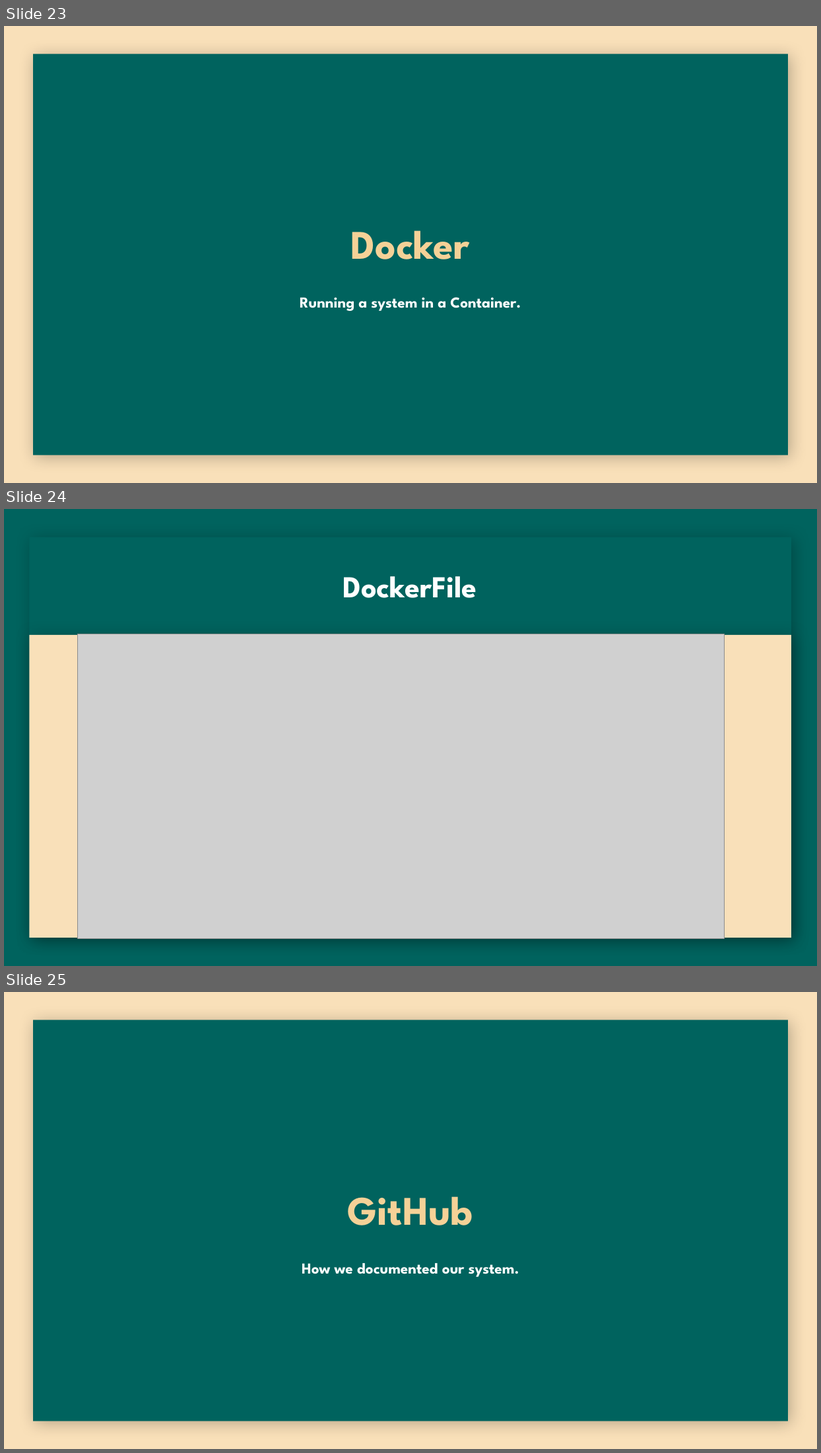
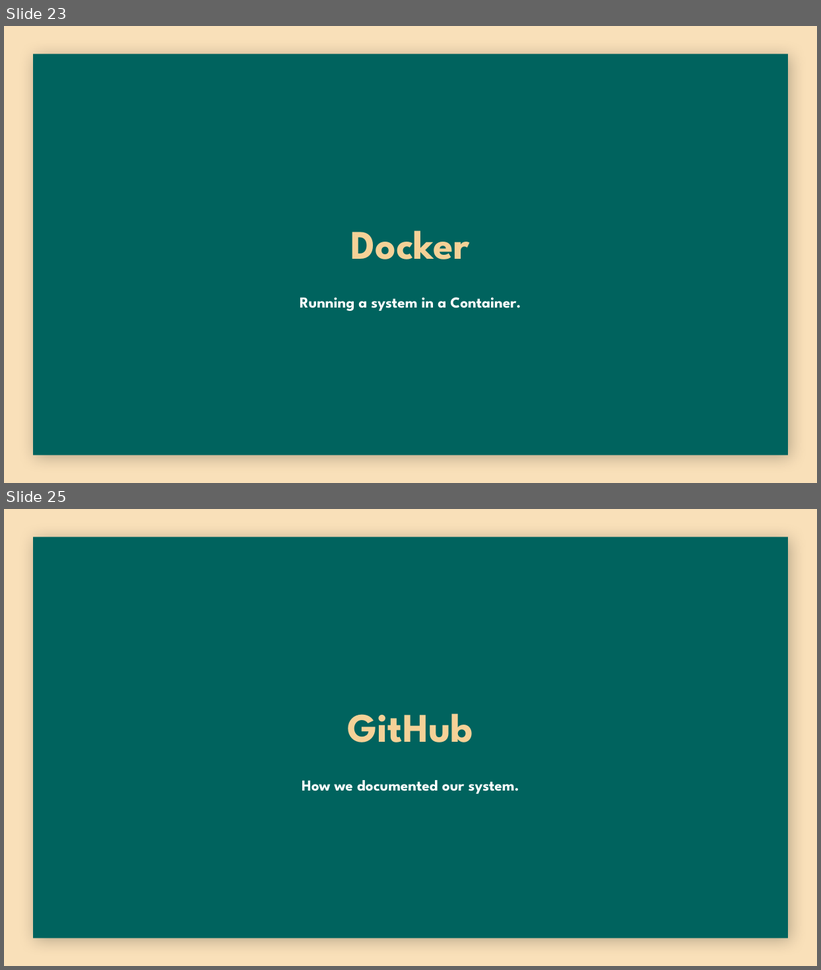
Before and after one commit to yashGhela/cos214prac6, a slide deck: Presentation/TIVIDY-Presentation.pptx. Shown one above the other, each under a label of ours: slides 23, 24 and 25 before the commit, slides 23 and 25 after it; the slides between them are not shown. The pictures are 821x1453 and 821x970 pixels, drawn with LibreOffice and Linux fonts; fonts in the diff are those of the drawing; grey boxes stand for pictures; background and template pictures are left out. Boxes give left, top, right and bottom in pixels: in the first picture for what was removed or moved away, otherwise in the second. Text is boxed around its words. In the diff, an @@ line names an element or a change of style, - is before the commit and + after.

```diff
--- a/Presentation/TIVIDY-Presentation.pptx
+++ b/Presentation/TIVIDY-Presentation.pptx
@@ slide 24 removed at (4, 509, 817, 966), background picture (left out) @@
@@ rectangle removed at (30, 537, 791, 938) @@
@@ title removed at (343, 576, 477, 598) @@
-DockerFile
@@ rectangle removed at (30, 635, 791, 939) @@
@@ picture removed at (78, 634, 725, 939) @@
```
Also in this commit, not shown: 4 slides changed, 3 slides added, 2 other slides removed, 8 other files.
